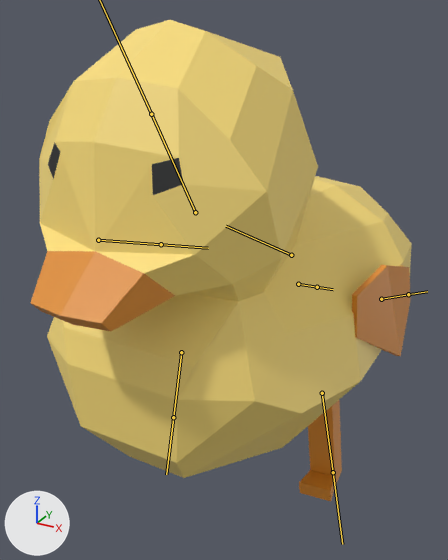
The FBX model unity/rdnc2/Assets/fbx/Animal_Models/duck.fbx, before and after one commit.
Both versions are drawn from a camera (50 mm lens) standing at (0.502, -0.838, 0.911) and looking at (-0.018, 0.107, 0.439). Arrows for +X, +Y and +Z are at lower left; the lights stay in place. The bones that bend it are drawn over the model as lines.

In view in the first picture: 'body', 'leg.L', 'wing'.
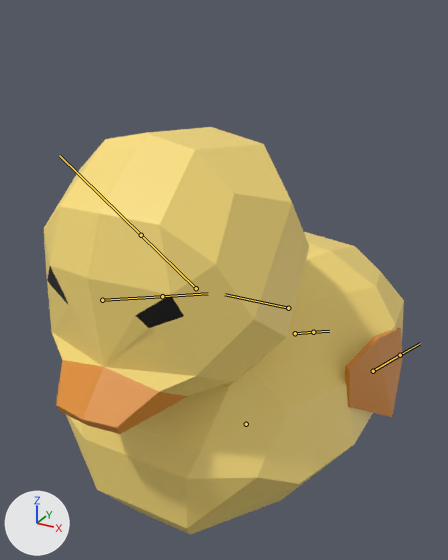
Commit message: duck all anim

The newer file adds an action. The first version stands in its rest pose; the second is drawn at frame 1 of the action 'Armature|sit'.

The change, as JSON lines over the scene's bpy script:
```json
{"block": "bone_root", "where": "bone_root = bpy.data.objects['Armature'].pose.bones['root']"}
{"op": "set", "path": "bone_root.location", "old": "(0.0, 0.0, 0.0)", "new": "(0.0, -0.058, 0.119)"}
{"block": "bone_head", "where": "bone_head = bpy.data.objects['Armature'].pose.bones['head']  # child of 'root'"}
{"op": "set", "path": "bone_head.rotation_quaternion", "old": "(1.0, 0.0, 0.0, 0.0)", "new": "(0.994, 0.112, 0.0, 0.0)", "note": "degrees (0, 0, 0) -> degrees (13, 0, 0)"}
{"block": "bone_leg_l", "where": "bone_leg_l = bpy.data.objects['Armature'].pose.bones['leg.L']  # child of 'root'"}
{"op": "set", "path": "bone_leg_l.location", "old": "(0.0, 0.0, 0.0)", "new": "(-0.164, -0.029, 0.0)"}
{"op": "set", "path": "bone_leg_l.rotation_quaternion", "old": "(1.0, 0.0, 0.0, 0.0)", "new": "(0.0, 0.0, 0.0, 2.0)", "note": "degrees (0, 0, 0) -> degrees (0, 0, 180)"}
{"op": "set", "path": "bone_leg_l.scale", "old": "(1.0, 1.0, 1.0)", "new": "(0.0, 0.0, 0.0)"}
{"block": "bone_leg_r", "where": "bone_leg_r = bpy.data.objects['Armature'].pose.bones['leg.R']  # child of 'root'"}
{"op": "set", "path": "bone_leg_r.location", "old": "(0.0, 0.0, 0.0)", "new": "(0.164, -0.029, 0.0)"}
{"op": "set", "path": "bone_leg_r.rotation_quaternion", "old": "(1.0, 0.0, 0.0, 0.0)", "new": "(0.0, 0.0, 0.0, 2.0)", "note": "degrees (0, 0, 0) -> degrees (0, 0, 180)"}
{"op": "set", "path": "bone_leg_r.scale", "old": "(1.0, 1.0, 1.0)", "new": "(0.0, 0.0, 0.0)"}
```

Boxes [x1, y1, x2, y2] around the edits, measured in the pictures (448 x 560 px):
```json
{"object": "body", "change": "posed", "before": [31, 20, 412, 478], "after": [44, 127, 404, 534], "on screen": "11% shorter"}
{"object": "wing", "change": "posed", "before": [352, 265, 410, 356], "after": [345, 328, 402, 417]}
{"object": "leg.L", "change": "posed", "before": [299, 400, 342, 501], "on screen": "not visible afterwards"}
{"bone": "root", "before": "(291, 255) to (226, 226)", "after": "(288, 308) to (225, 294)"}
{"bone": "head", "before": "(195, 212) to (151, 114)", "after": "(196, 288) to (141, 235)"}
{"bone": "leg.L", "before": "(322, 393) to (333, 472)", "after": "(246, 424) to (246, 424)"}
{"bone": "leg.R", "before": "(181, 352) to (173, 417)", "after": "(246, 424) to (246, 424)"}
```
